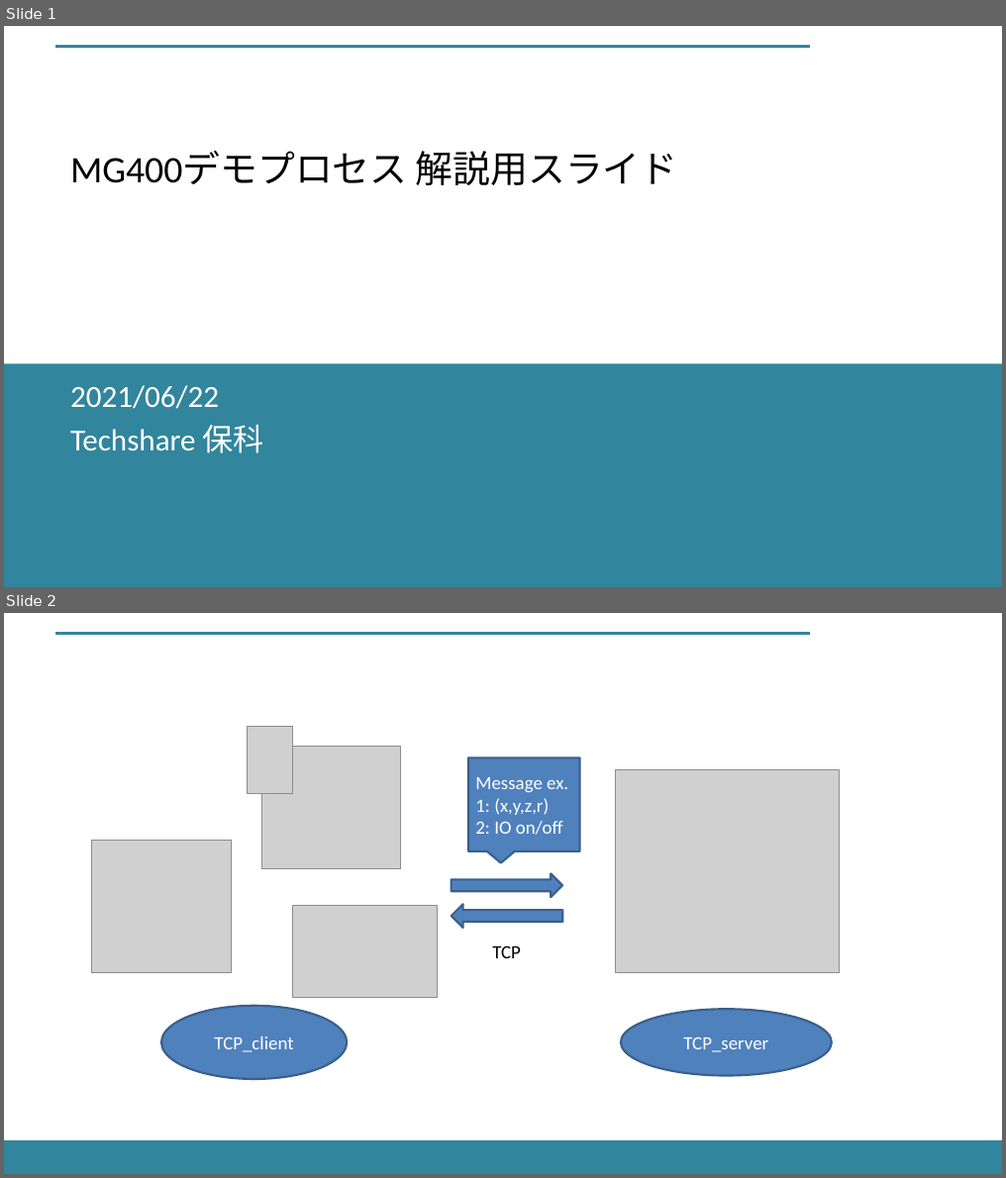
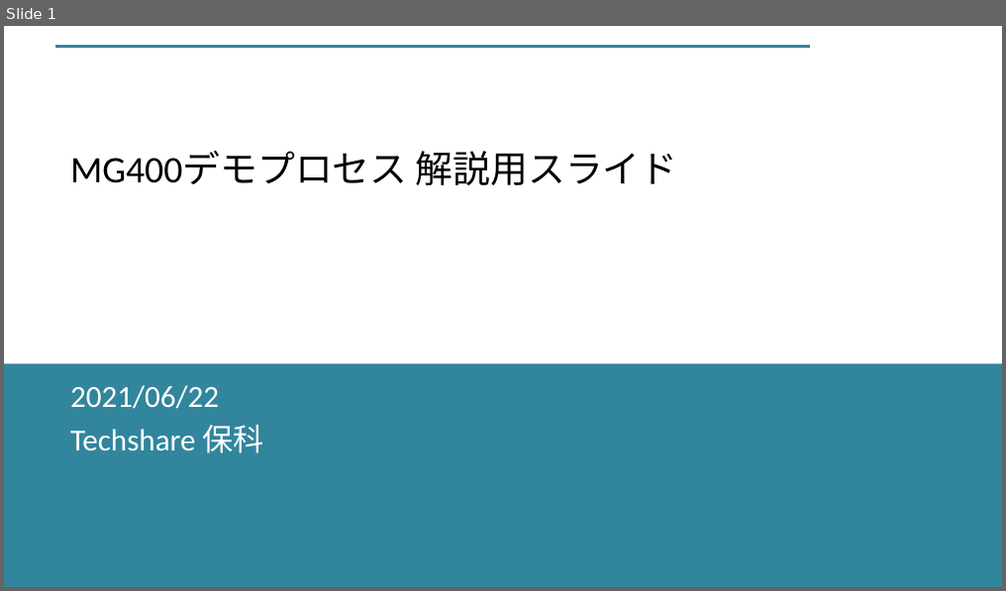
Before and after one commit to TechShare-inc/MG400_Samples, a slide deck: 解説用スライド.pptx. Shown one above the other, each under a label of ours: slides 1 and 2 before the commit, slide 1 after it. The pictures are 1006x1178 and 1006x591 pixels, drawn with LibreOffice and Linux fonts; fonts in the diff are those of the drawing; grey boxes stand for pictures; background and template pictures are left out. Boxes give left, top, right and bottom in pixels: in the first picture for what was removed or moved away, otherwise in the second. Text is boxed around its words. In the diff, an @@ line names an element or a change of style, - is before the commit and + after.

```diff
--- a/解説用スライド.pptx
+++ b/解説用スライド.pptx
@@ slide 2 removed at box(4, 613, 1002, 1174), background #FFFFFF; not listed: 1 template element that a slide beside it also shows @@
@@ picture removed at box(248, 726, 293, 793) @@
@@ picture removed at box(261, 747, 401, 869) @@
@@ speech box removed at box(468, 759, 580, 852) @@
-Message ex.
-1: (x,y,z,r)
-2: IO on/off
@@ picture removed at box(615, 769, 839, 973) @@
@@ picture removed at box(91, 840, 231, 973) @@
@@ right arrow removed at box(450, 873, 562, 897) @@
@@ picture removed at box(292, 906, 438, 997) @@
@@ right arrow removed at box(450, 904, 562, 928) @@
@@ text removed at box(492, 946, 521, 959) @@
-TCP
@@ ellipse removed at box(161, 1006, 347, 1079) @@
-TCP_client
@@ ellipse removed at box(621, 1009, 832, 1075) @@
-TCP_server
@@ rectangle removed at box(4, 1143, 1002, 1174) @@
```
Also in this commit, not shown: 2 slides added.
